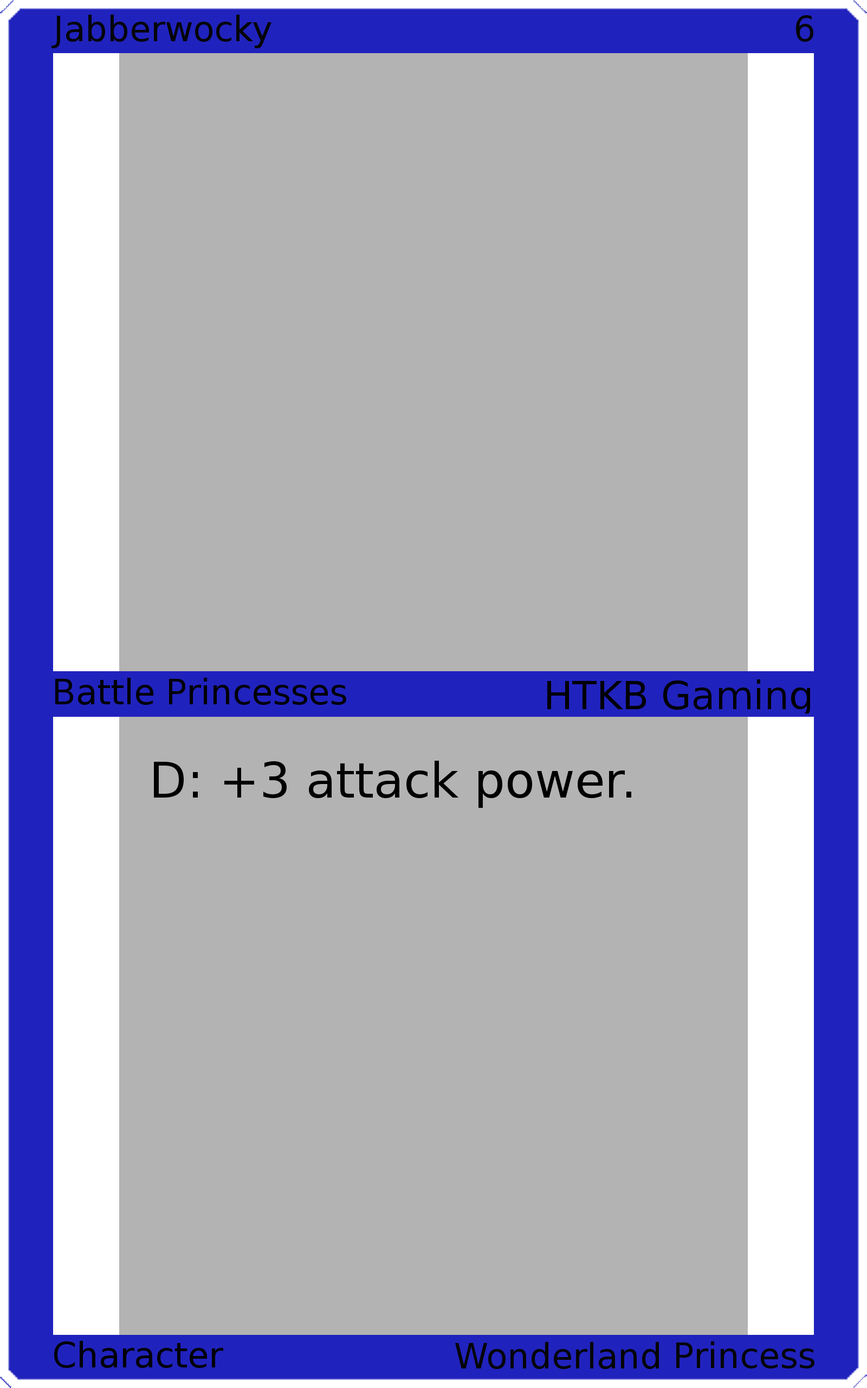
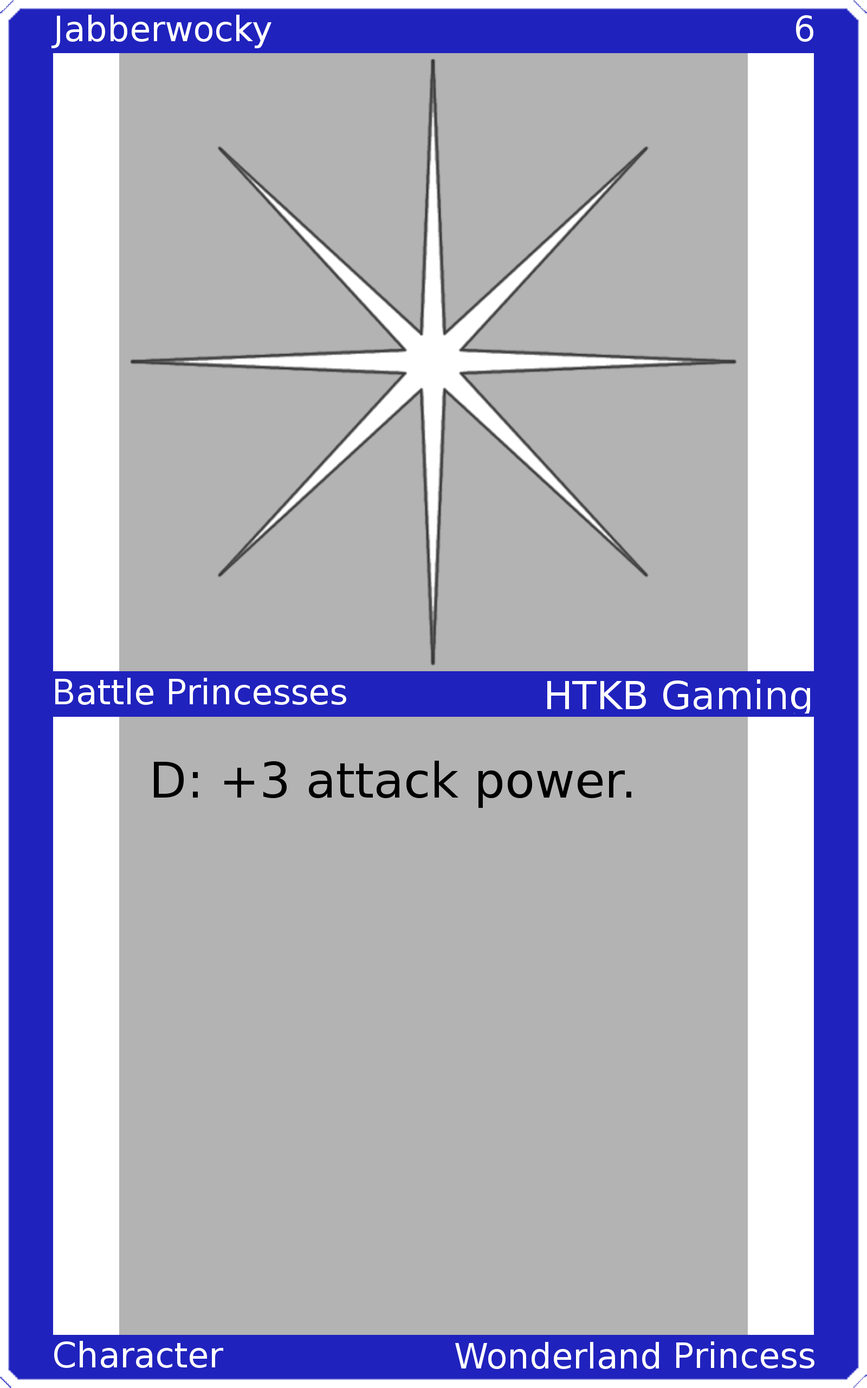
Layer changes from the first 867x1388 image to the second:
painted on "Upper Left" over [51, 14, 272, 49]
painted on "Upper Right" over [796, 15, 814, 42]
painted on "Mid Left" over [55, 677, 347, 705]
painted on "Mid Right" over [547, 679, 811, 714]
painted on "Bottom Left" over [54, 1340, 224, 1368]
painted on "Bottom Right" over [455, 1340, 815, 1369]
added layer "Art" above "Top Background" over [129, 57, 738, 666]
